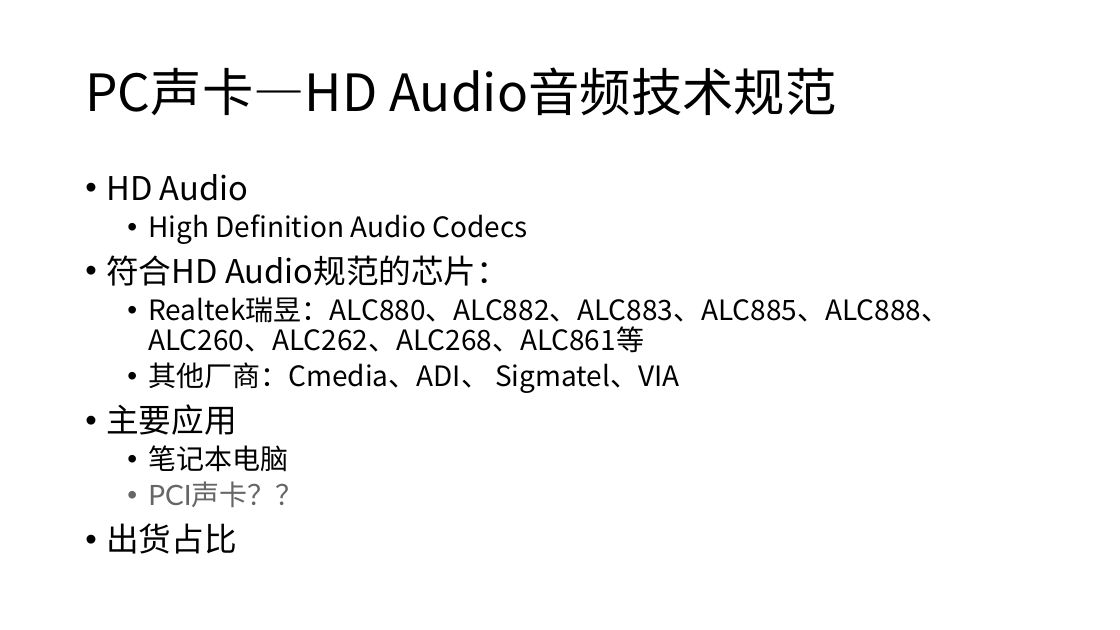
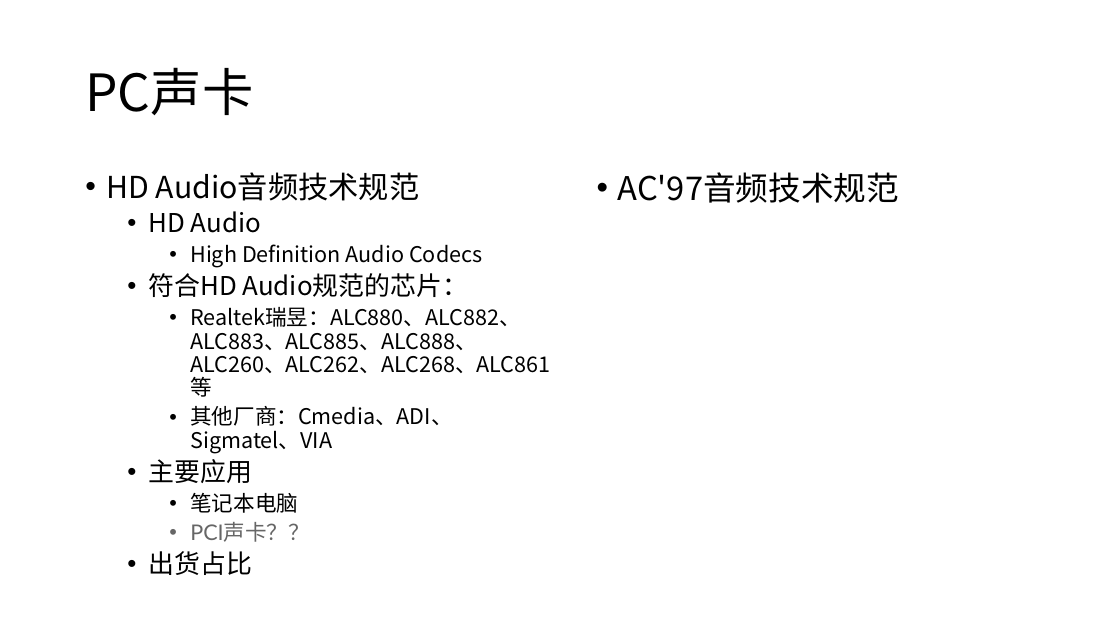
Before and after one commit to rosabai666/soundec, a slide deck: slide 7 of 2023/02产品/SNC8x/01)竞品分析/00)竞品芯片分析/品牌产品路线分析/Realtek/Realtek产品线分析2.pptx (slide 22 before the commit). Drawn at 1120x630 pixels with LibreOffice and Linux fonts; fonts in the diff are those of the drawing. Boxes give left, top, right and bottom in pixels: in the first picture for what was removed or moved away, otherwise in the second. Text is boxed around its words. In the diff, an @@ line names an element or a change of style, - is before the commit and + after.

```diff
--- a/2023/02产品/SNC8x/01)竞品分析/00)竞品芯片分析/品牌产品路线分析/Realtek/Realtek产品线分析2.pptx
+++ b/2023/02产品/SNC8x/01)竞品分析/00)竞品芯片分析/品牌产品路线分析/Realtek/Realtek产品线分析2.pptx
@@ title at box(85, 67, 253, 115): text changed @@
-PC声卡—HD Audio音频技术规范
+PC声卡
@@ text at box(106, 172, 419, 201): paragraph added @@
+• HD Audio音频技术规范
@@ text added at box(618, 172, 899, 203), 28 pt, text #000000 @@
+• AC'97音频技术规范
@@ text at box(148, 211, 550, 575): size 28 to 22.2 pt in "HD Audio", "符合HD Audio规范的芯片：", "主要应用", "出货占比"; size 24 to 18.5 pt in "High Definition Audio Codecs", "Realtek瑞昱：ALC880、ALC882、ALC883、ALC885、ALC888、ALC260、ALC262、A ...", "其他厂商：Cmedia、ADI、 Sigmatel、VIA", "笔记本电脑" and 1 more places; list level 1 to 2 in "HD Audio"; list level 2 to 3 in "High Definition Audio Codecs"; list level 1 to 2 in "符合HD Audio规范的芯片："; list level 2 to 3 in "Realtek瑞昱：ALC880、ALC882、ALC883、ALC885、ALC888、ALC260、ALC262、A ..."; list level 2 to 3 in "其他厂商：Cmedia、ADI、 Sigmatel、VIA"; list level 1 to 2 in "主要应用"; list level 2 to 3 in "笔记本电脑"; list level 2 to 3 in "PCI声卡？？"; list level 1 to 2 in "出货占比" @@
```
Also in this commit, not shown: 8 other slides changed, 1 slide added, 11 slides removed, 9 other files.
